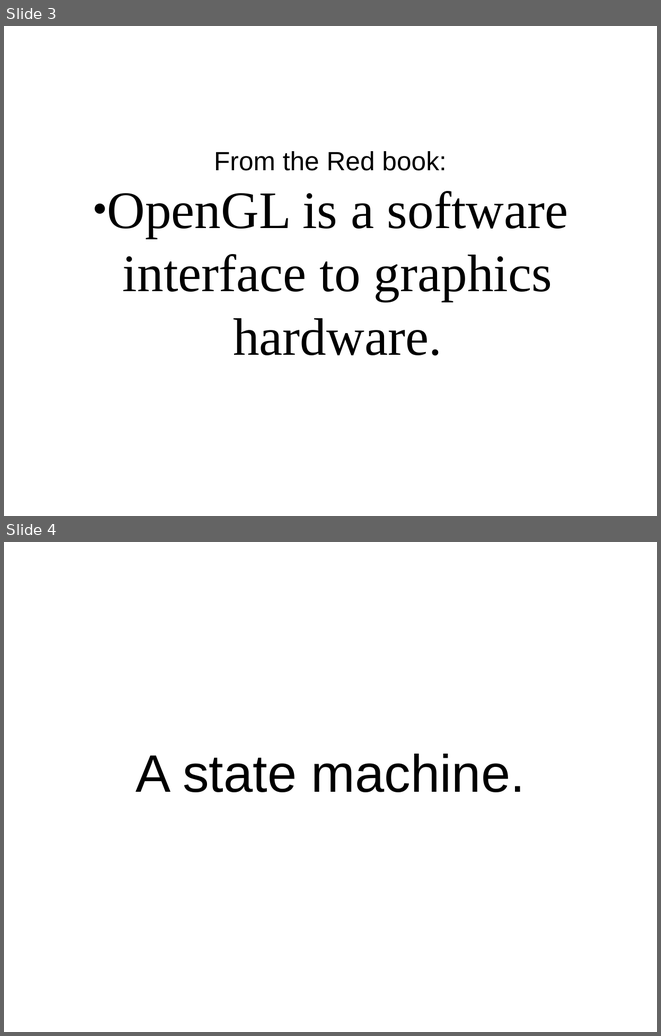
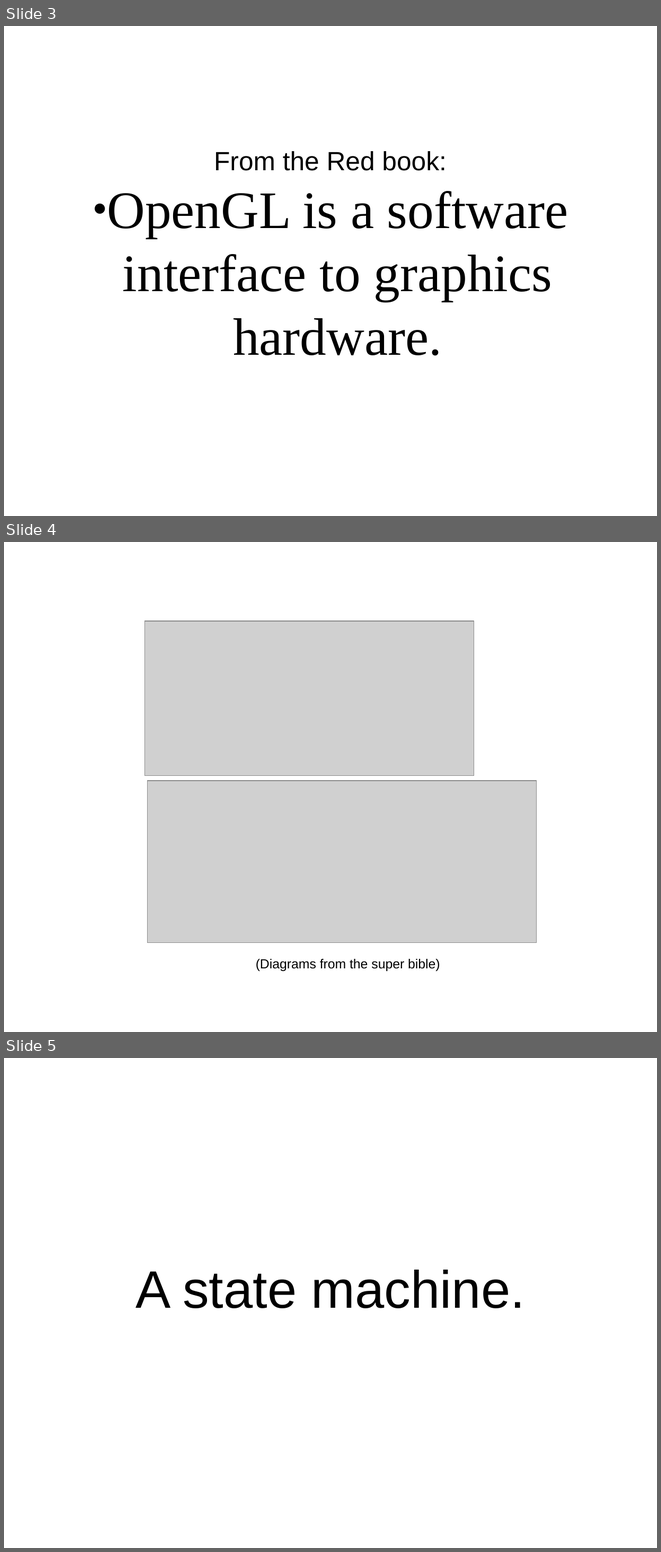
Before and after one commit to plumenator/code, a slide deck: opengl/tutorial/OpenGL Tutorial.odp. Shown one above the other, each under a label of ours: slides 3 and 4 before the commit, slides 3, 4 and 5 after it. The pictures are 661x1036 and 661x1552 pixels, drawn with LibreOffice and Linux fonts; fonts in the diff are those of the drawing; grey boxes stand for pictures. Boxes give left, top, right and bottom in pixels: in the first picture for what was removed or moved away, otherwise in the second. Text is boxed around its words. In the diff, an @@ line names an element or a change of style, - is before the commit and + after.

```diff
--- a/opengl/tutorial/OpenGL Tutorial.odp
+++ b/opengl/tutorial/OpenGL Tutorial.odp
@@ slide 4 added at [4,542,657,1032], background #FFFFFF @@
@@ picture added at [145,621,475,775] @@
@@ picture added at [148,781,537,943] @@
@@ subtitle added at [256,959,440,971], 16 pt, text #000000 @@
+(Diagrams from the super bible)
@@ what was slide 4 is now slide 5 @@
```
Also in this commit, not shown: 1 slide changed, 5 other slides added, 1 slide removed.
